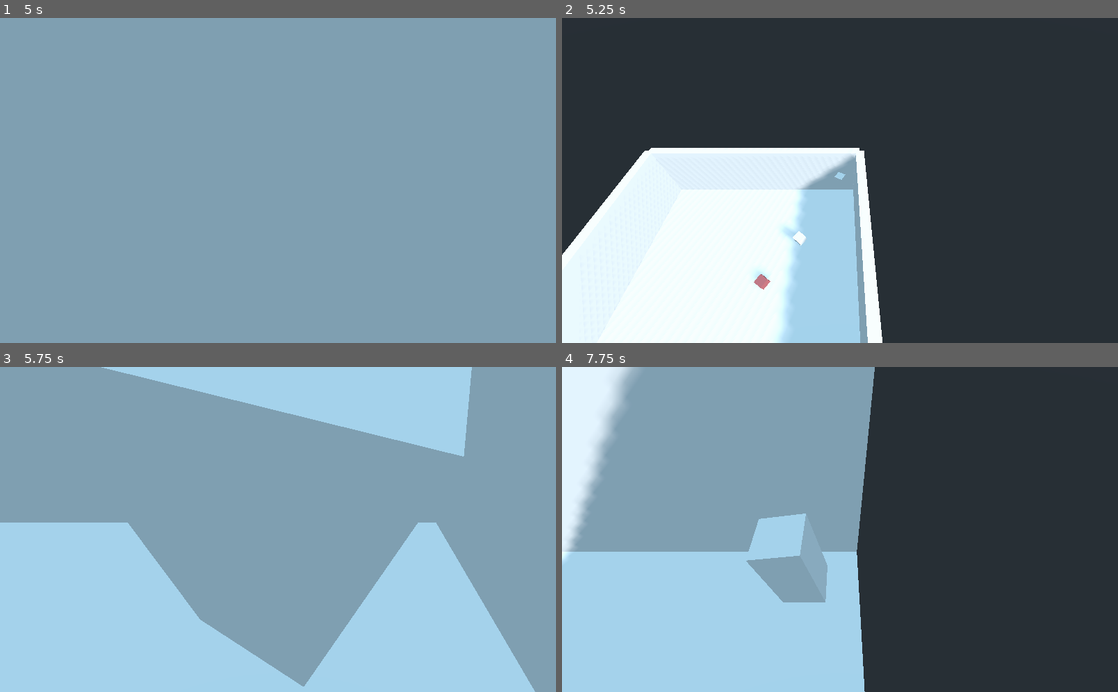
Above: before the commit, frames 1-4 (two rows, left to right).
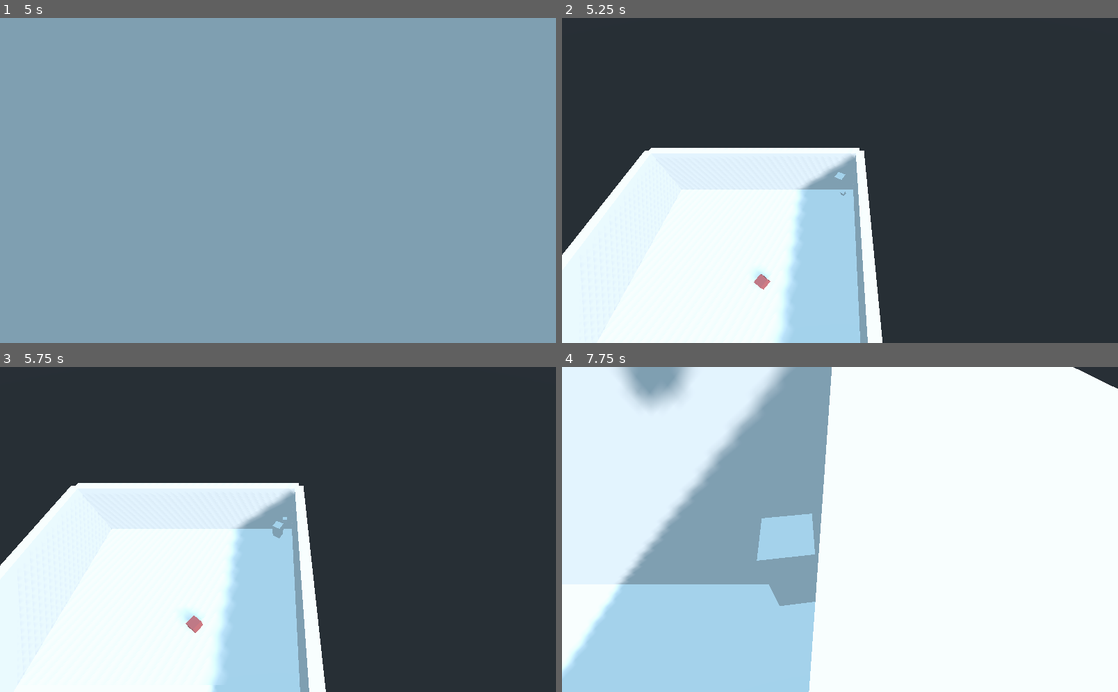
Above: after the commit, the same moments.

Repository: dam7lc/DGen-godot
Game: Godot game, scene res://Main.tscn
Two runs of this game, one before a commit and one after it. Both use one fixed random seed, a clock stepped at 60 frames per second and the inputs below.
Inputs (mouse positions are in pixels of both pictures, inside the frame that each line leads up to):
- Up to frame 1 (5 s): tap Enter at 0.5 s; move the mouse to (400, 164) at 0.52 s; hold D (strafe_right) 0.53-1.28 s; hold V (change_camera) 0.53-1.28 s; tap Space (jump) at 0.77, 1.52, 2.75, 3.02, 3.77, 4.52 s; move the mouse to (250, 180) at 1.27 s; hold W (forward) 1.28-2.03 s; tap V (change_camera) at 1.35, 2.85, 4.35 s; move the mouse to (333, 109) at 2.02 s; hold D (strafe_right) 2.03-2.78 s; hold V (change_camera) 2.03-2.78 s; move the mouse to (272, 187) at 2.77 s; hold W (forward) from 2.78 s (still down); move the mouse to (316, 183) at 3.52 s; hold V (change_camera) 3.53-4.28 s; move the mouse to (233, 177) at 4.27 s
- Up to frame 2 (5.25 s): keep holding W (forward); move the mouse to (845, 180) at 5.02 s; hold V (change_camera) from 5.03 s (still down)
- Up to frame 3 (5.75 s): keep holding W (forward); keep holding V (change_camera)
- Up to frame 4 (7.75 s): move the mouse to (756, 448) at 5.77 s; release W (forward) at 5.78 s; release V (change_camera) at 5.78 s; hold D (strafe_right) 5.78-6.53 s; tap V (change_camera) at 5.85, 7.35 s; tap Space (jump) at 6.02, 6.77, 7.52 s; move the mouse to (867, 529) at 6.52 s; hold W (forward) 6.53-7.28 s; hold V (change_camera) 6.53-7.28 s; move the mouse to (728, 545) at 7.27 s; hold D (strafe_right) from 7.28 s (still down)

Frame 1 is identical in both runs. In frame 2, 0.1% of the frame differs, in the area x 39-52%, y 53-71%; in frame 3, 97%, in the area x 0-100%, y 0-100%; in frame 4, 71%.

Commit message:
proyectiles funcionando shido

Diff:
--- a/Godot3.2.3/Main.tscn
+++ b/Godot3.2.3/Main.tscn
@@ -6,13 +6,13 @@
 [ext_resource path="res://Torretilla.gd" type="Script" id=4]
 [ext_resource path="res://objects_spatial_material.tres" type="Material" id=5]
 
-[sub_resource type="BoxShape" id=4]
-
 [sub_resource type="BoxShape" id=1]
 
 [sub_resource type="BoxShape" id=2]
 
 [sub_resource type="BoxShape" id=3]
+
+[sub_resource type="BoxShape" id=4]
 
 [node name="Spatial" type="Spatial"]
 
--- a/Godot3.2.3/Torretilla.gd
+++ b/Godot3.2.3/Torretilla.gd
@@ -18,7 +18,7 @@
 
 
 func shoot():
-	var projectile = KinematicBody.new()
+	var projectile = RigidBody.new()
 	var projectileMesh = MeshInstance.new()
 	projectileMesh.set_mesh(unit_mesh)
 	var projectileCollision = CollisionShape.new()
@@ -28,4 +28,5 @@
 	projectile.set_script(load("res://projectile.gd"))
 	projectile.set_rotation(get_rotation())
 	projectile.set_translation(get_translation()+(-get_transform().basis.z*2))
+
 	get_parent().add_child(projectile)
--- a/Godot3.2.3/projectile.gd
+++ b/Godot3.2.3/projectile.gd
@@ -1,6 +1,7 @@
-extends KinematicBody
-const speed = 15.0
-
+extends RigidBody
+const speed = 100.0
+var k_collision
+var playerid
 # Declare member variables here. Examples:
 # var a = 2
 # var b = "text"
@@ -8,9 +9,14 @@
 
 # Called when the node enters the scene tree for the first time.
 func _ready():
-	pass # Replace with function body.
+	playerid = get_parent().get_node("Player").get_instance_id()
+	global_scale(Vector3(.5,.5,.5))
+	apply_impulse(Vector3.ZERO,-get_transform().basis.z * speed)
+	contact_monitor = true
+	contacts_reported = 1
+	connect("body_entered", self, "hit")
 
-
-# Called every frame. 'delta' is the elapsed time since the previous frame.
-func _physics_process(delta):
-	move_and_slide(-get_transform().basis.z * speed, get_transform().basis.y, false)
+func hit(body):
+	print("funciona!")
+	yield(get_tree().create_timer(3.0), "timeout")
+	queue_free()
Not shown: 3 places in Godot3.2.3/Main.tscn that only renumber resources
Not shown, removed: Tarea6
Not shown, removed: Tarea6.cpp
